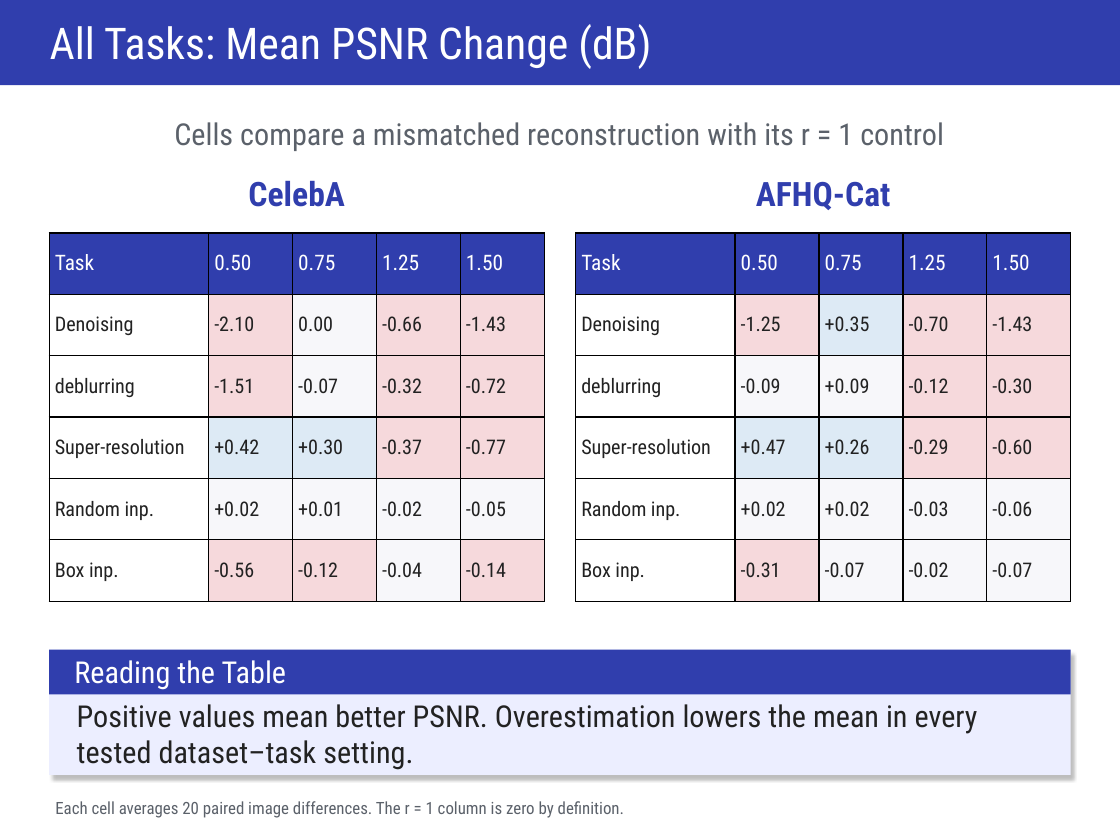
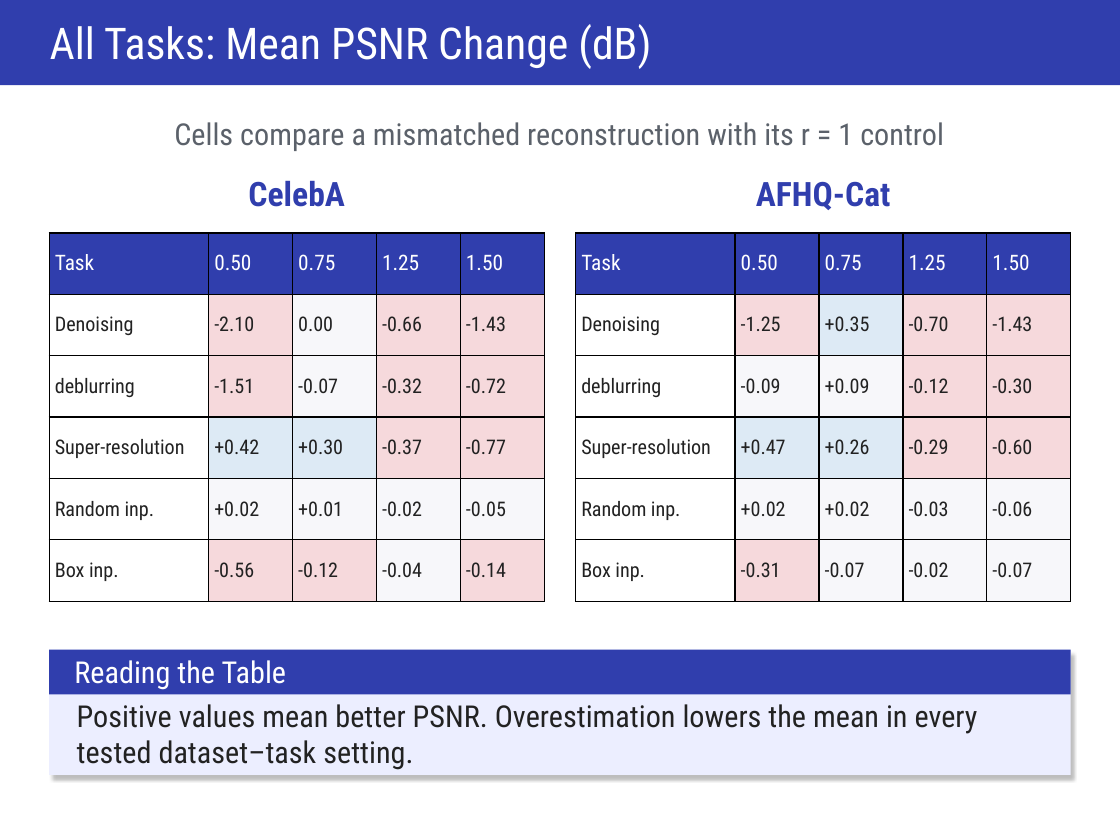
Before and after one commit to ItayShorian07/Diffusion--flower-project, a slide deck: slide 10 of artifacts/presentation/FLOWER- Presentation.pptx. Drawn at 1120x840 pixels with LibreOffice and Linux fonts; fonts in the diff are those of the drawing. Boxes give left, top, right and bottom in pixels: in the first picture for what was removed or moved away, otherwise in the second. Text is boxed around its words. In the diff, an @@ line names an element or a change of style, - is before the commit and + after.

```diff
--- a/artifacts/presentation/FLOWER- Presentation.pptx
+++ b/artifacts/presentation/FLOWER- Presentation.pptx
@@ text removed at (55, 801, 624, 818) @@
-Each cell averages 20 paired image differences. The r = 1 column is zero by definition.
```
Also in this commit, not shown: 15 other slides changed, 1 other file.
